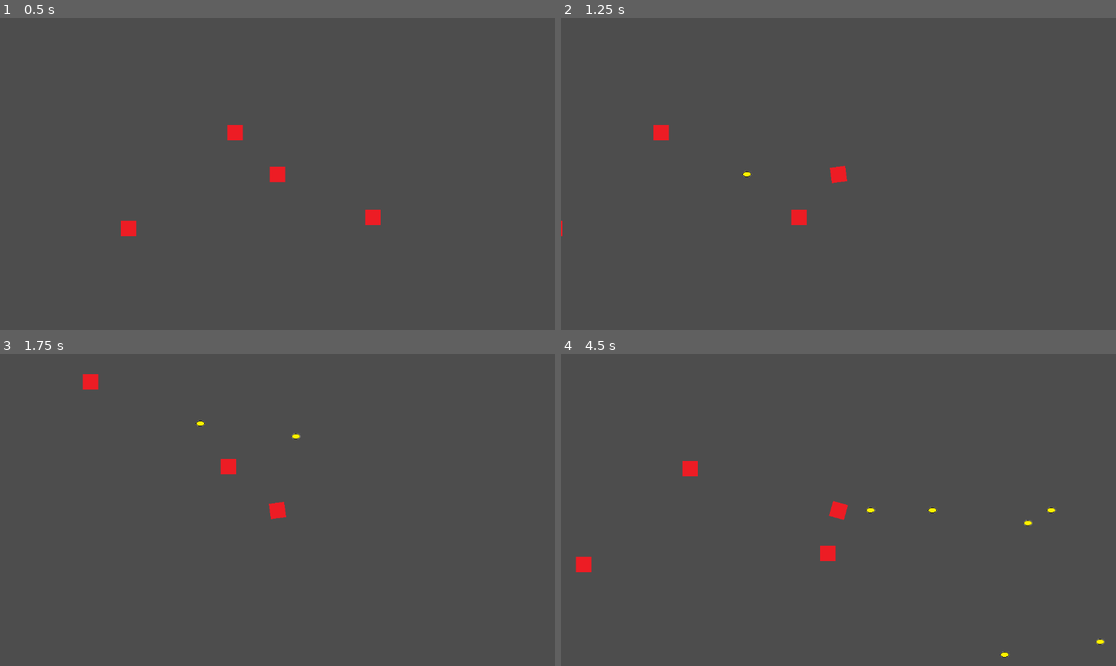
Above: before the commit, frames 1-4 (two rows, left to right).
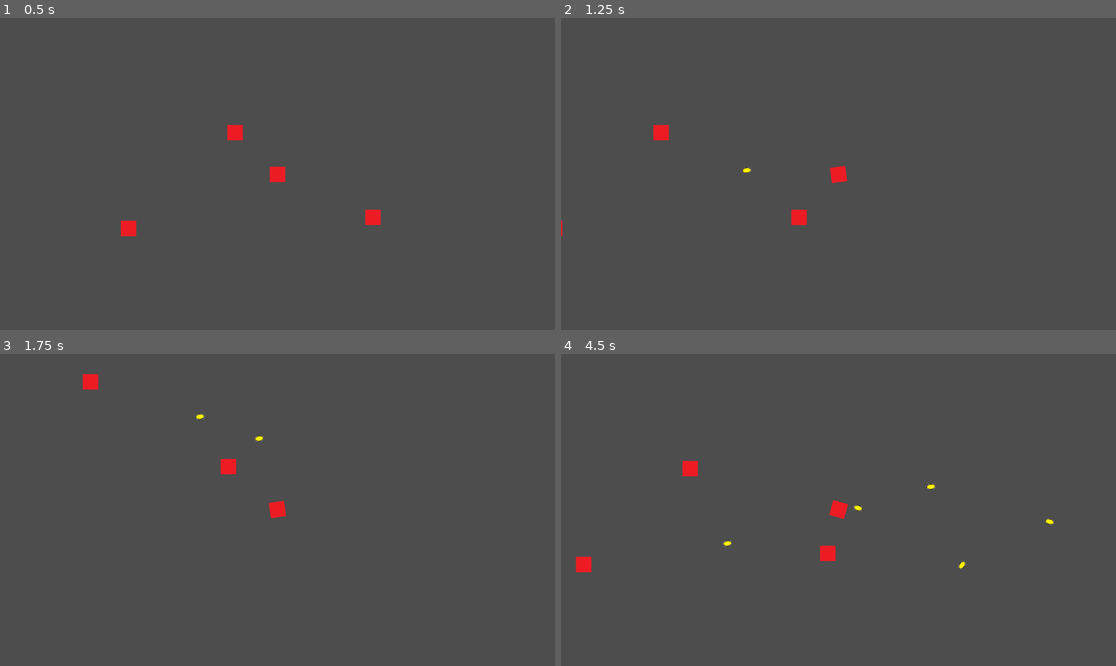
Above: after the commit, the same moments.

Repository: TheCrusty/Biotank-demake
Game: Godot game, scene res://levels/test_level.tscn
The game is run twice, just before and just after one commit, with the same random seed, the same clock (stepped at 60 frames per second) and the same inputs.
Inputs (mouse positions are in pixels of both pictures, inside the frame that each line leads up to):
- Up to frame 1 (0.5 s): no input
- Up to frame 2 (1.25 s): tap Enter at 0.5 s; move the mouse to (960, 158) at 0.52 s; hold D (Rotate_Right) from 0.53 s (still down); tap Space (Shoot) at 0.6 s
- Up to frame 3 (1.75 s): move the mouse to (166, 525) at 1.27 s; release D (Rotate_Right) at 1.28 s; hold S (Reverse) from 1.28 s (still down); tap Space (Shoot) at 1.35 s
- Up to frame 4 (4.5 s): move the mouse to (894, 441) at 2.02 s; release S (Reverse) at 2.03 s; hold D (Rotate_Right) 2.03-2.78 s; tap Space (Shoot) every 0.75 s from 2.1 to 4.35 s; move the mouse to (810, 572) at 2.77 s; hold W (Forward) 2.78-3.53 s; move the mouse to (1005, 556) at 3.52 s; hold A (Rotate_Left) from 3.53 s (still down); move the mouse to (672, 463) at 4.27 s

Frame 1 is identical in both runs. In frame 2, less than 0.1% of the frame differs, in the area x 32-52%, y 47-54%; in frame 3, 0.1%; in frame 4, 0.3%, in the area x 29-98%, y 41-98%.

Commit message:
bullet now moves in direction aimed

Diff:
--- a/levels/player.gd
+++ b/levels/player.gd
@@ -14,5 +14,5 @@
 
 func _physics_process(delta):
 	get_input()
-	$Sprite2D.look_at(get_global_mouse_position())
+	look_at(get_global_mouse_position())
 	move_and_slide()
